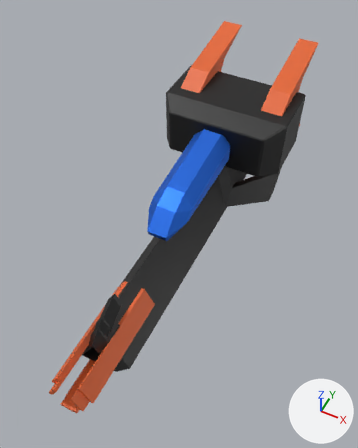
What one commit did to the FBX model Assets/Ships/PlayerShips/ShipD.fbx.
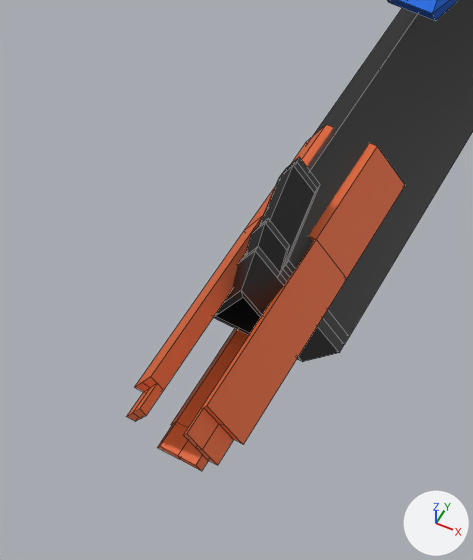
Each version appears first whole from a camera (50 mm lens) standing at (7.45, -19.76, 16.41) and looking at (0.17, -5.2, -1.79), and next in a close-up on the part from 0% to 51% of the width and 52% to 100% of the height. Every picture has the same lights, and +X, +Y and +Z are marked at lower right. The close-ups show mesh edges as thin lines. Where no turn or scale is listed for an object, it has been applied to the vertices. Vertices at the same position are counted once.
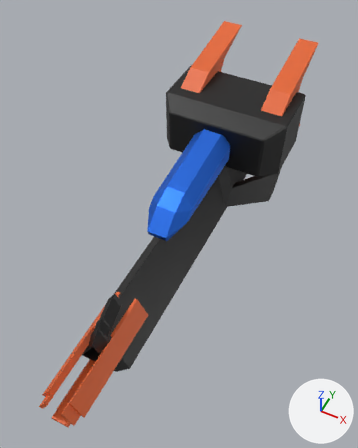
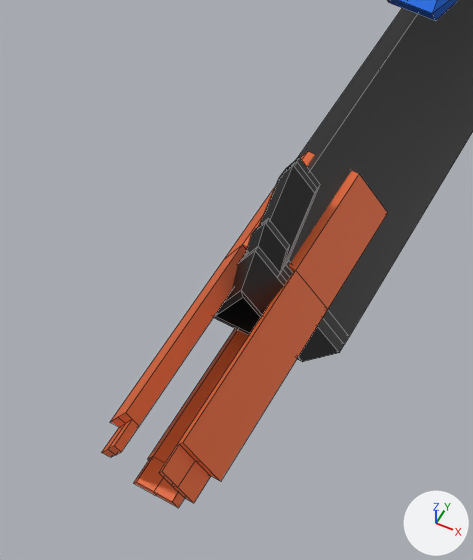
Where the newer file only moved an object's origin or applied its transform, the numbers keep the older frame.

What differs and where, as boxes [x1, y1, x2, y2] in the close-ups (473 x 560 px):
'Cylinder.001', mesh moved
    before: [126, 125, 405, 471]
    after: [101, 151, 388, 508]

Diff of the bpy script that builds the scene:
```diff
--- a/Assets/Ships/PlayerShips/ShipD.fbx.py
+++ b/Assets/Ships/PlayerShips/ShipD.fbx.py
@@ me_cylinder_001 @@
 me_cylinder_001.from_pydata(...)  # 63 vertices, 51 faces; spans x -1.0..1.0, y -4.51..1.0, z -0.87..0.87
 # used by ob_cylinder_001; location = (0.0, -10.27, -2.75)
+# me_cylinder_001 part 1: the whole mesh is moved by (0.0, -0.61, 0.0)
 me_cylinder_001.materials.append(mat_material_005)
```
